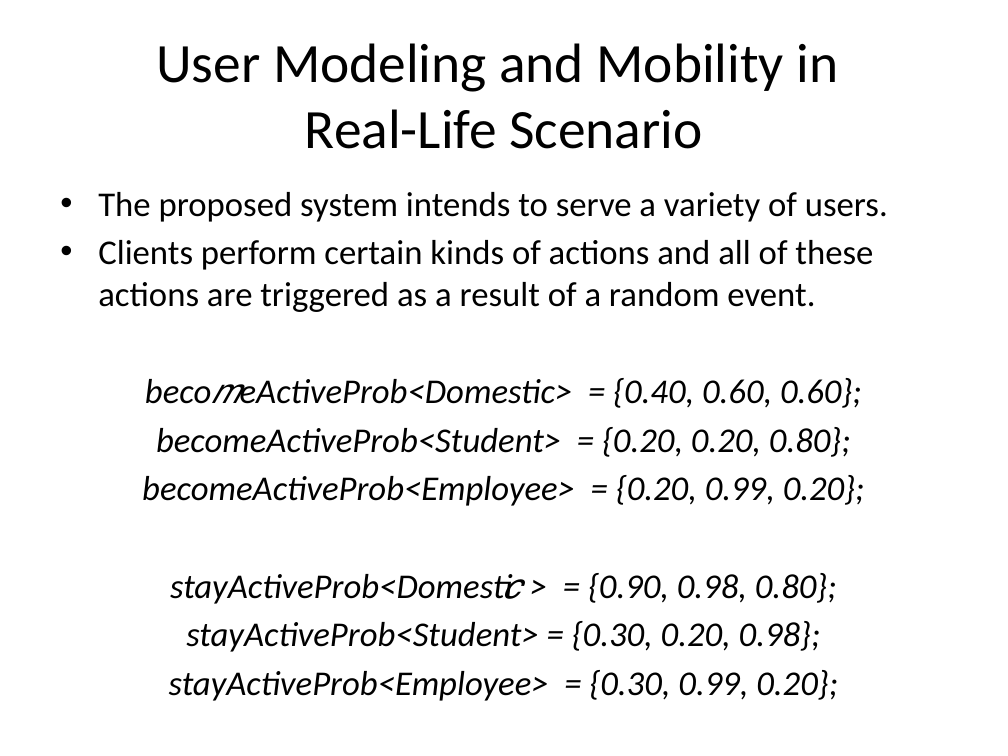
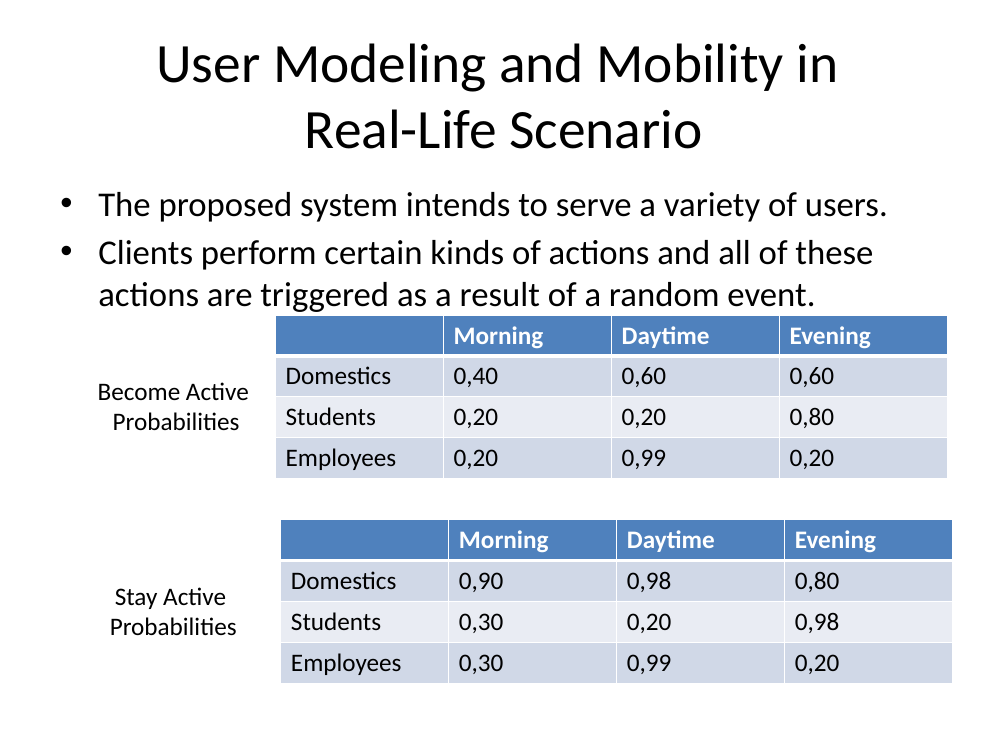
Before and after one commit to canleloglu/worddoc, a slide deck: slide 23 of sunum18Jan.pptx (slide 21 before the commit). Drawn at 1008x756 pixels with LibreOffice and Linux fonts; fonts in the diff are those of the drawing. Boxes give left, top, right and bottom in pixels: in the first picture for what was removed or moved away, otherwise in the second. Text is boxed around its words. In the diff, an @@ line names an element or a change of style, - is before the commit and + after.

```diff
--- a/sunum18Jan.pptx
+++ b/sunum18Jan.pptx
@@ table added at (275, 314, 949, 478), 4 rows, 4 columns @@
+ | Morning | Daytime | Evening
+Domestics | 0,40 | 0,60 | 0,60
+Students | 0,20 | 0,20 | 0,80
+Employees | 0,20 | 0,99 | 0,20
@@ text added at (98, 382, 249, 431), 18 pt, text #000000 @@
+Become Active
+Probabilities
@@ text at (142, 378, 865, 701): paragraphs removed @@
-beco𝑚eActiveProb<Domestic> = {0.40, 0.60, 0.60};
-becomeActiveProb<Student> = {0.20, 0.20, 0.80};
-becomeActiveProb<Employee> = {0.20, 0.99, 0.20};
-stayActiveProb<Domesti𝑐> = {0.90, 0.98, 0.80};
-stayActiveProb<Student> = {0.30, 0.20, 0.98};
-stayActiveProb<Employee> = {0.30, 0.99, 0.20};
@@ table added at (281, 520, 955, 683), 4 rows, 4 columns @@
+ | Morning | Daytime | Evening
+Domestics | 0,90 | 0,98 | 0,80
+Students | 0,30 | 0,20 | 0,98
+Employees | 0,30 | 0,99 | 0,20
@@ text added at (110, 587, 237, 636), 18 pt, text #000000 @@
+Stay Active
+Probabilities
```
Also in this commit, not shown: 2 other slides changed, 1 slide added, 2 other files.
